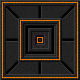
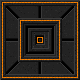
Layers edited between the first and the second 80x80 image:
painted on "Background" over left=23, top=20, right=60, bottom=57
